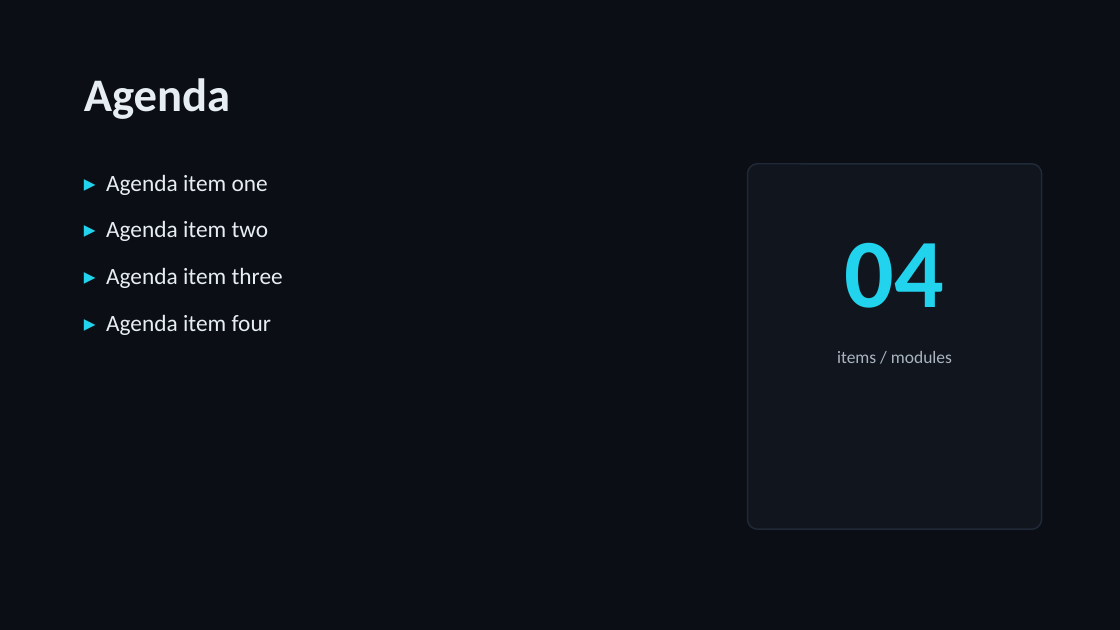
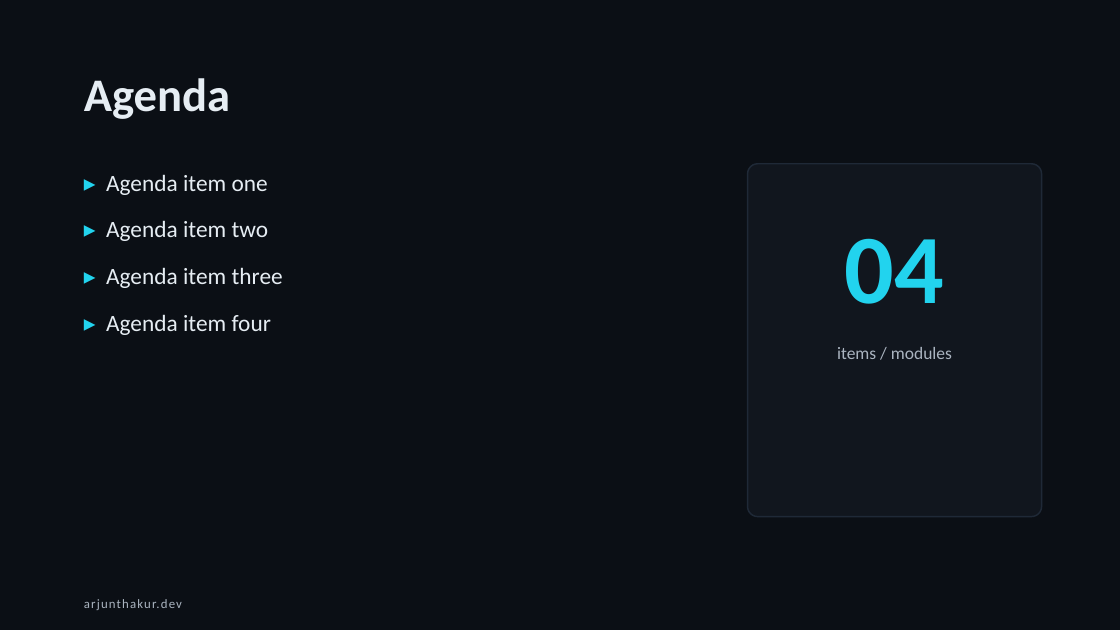
Before and after one commit to thakurarjun247/thakurarjun247.github.io, a slide deck: slide 2 of presentations/Arjun-Thakur-Presentation-Template.pptx. Drawn at 1120x630 pixels with LibreOffice and Linux fonts; fonts in the diff are those of the drawing. Boxes give left, top, right and bottom in pixels: in the first picture for what was removed or moved away, otherwise in the second. Text is boxed around its words. In the diff, an @@ line names an element or a change of style, - is before the commit and + after.

```diff
--- a/presentations/Arjun-Thakur-Presentation-Template.pptx
+++ b/presentations/Arjun-Thakur-Presentation-Template.pptx
@@ rounded rectangle: place and size @@
-rounded rectangle at <box>748,164,1042,529</box>
+rounded rectangle at <box>748,164,1042,517</box>
@@ text "04": place and size @@
-text "04" at <box>845,242,944,308</box>
+text "04" at <box>845,238,944,304</box>
@@ text "items / modules": place and size @@
-text "items / modules" at <box>837,351,952,363</box>
+text "items / modules" at <box>837,347,952,359</box>
@@ text added at <box>84,599,182,610</box>, 11 pt, text #AAB4C0 @@
+arjunthakur.dev
```
Also in this commit, not shown: 8 other slides changed, 1 other file.
